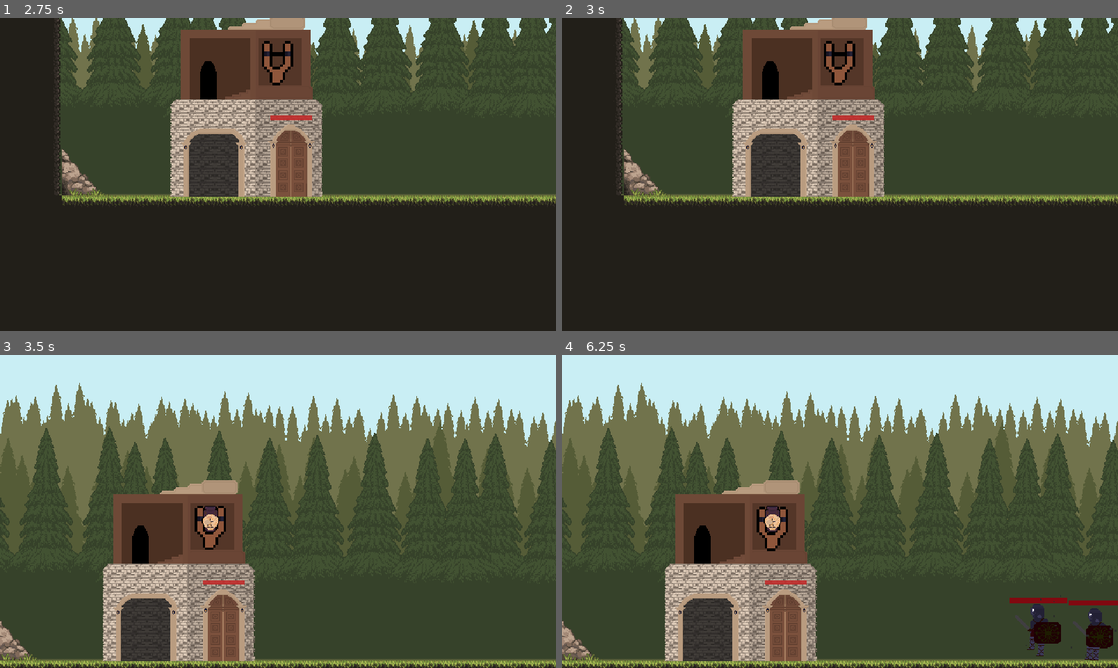
Above: before the commit, frames 1-4 (two rows, left to right).
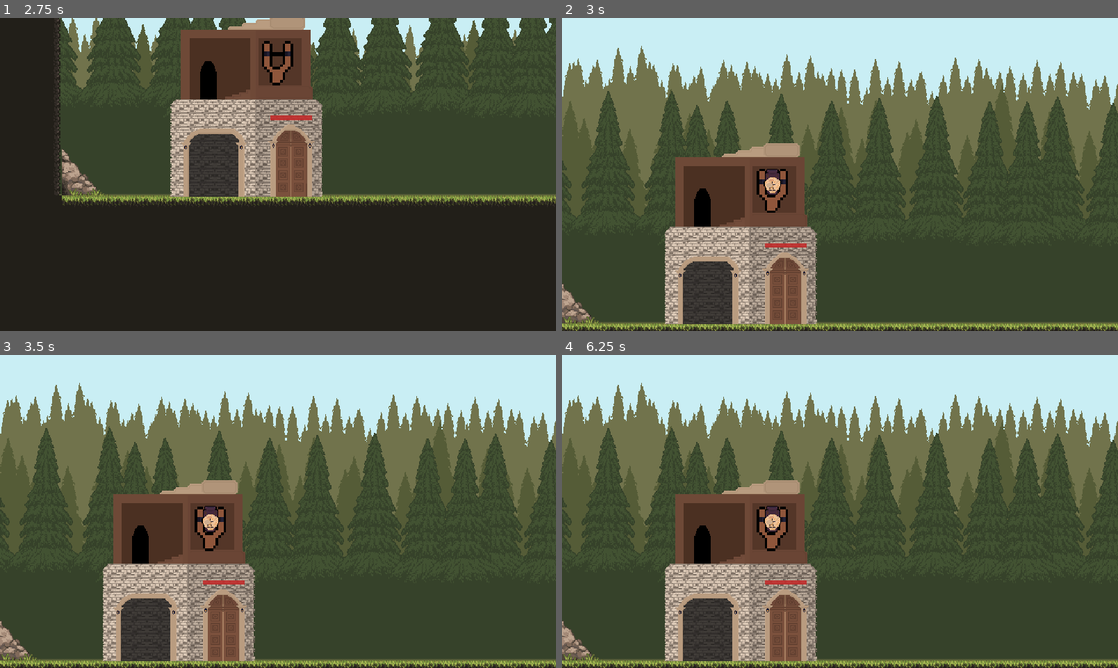
Above: after the commit, the same moments.

Repository: KasperKen/Assault-on-Archimedes
Game: Godot game, scene res://game.tscn
The game is run twice, just before and just after one commit, with the same random seed, the same clock (stepped at 60 frames per second) and the same inputs. The engine's default icon, where the game draws it, is replaced by a stand-in: a white triangle on a blue panel in a dark square.
Inputs (mouse positions are in pixels of both pictures, inside the frame that each line leads up to):
- Up to frame 1 (2.75 s): tap Enter at 0.5 s; move the mouse to (205, 193) at 0.52 s; click (205, 193) at 0.6 s; move the mouse to (166, 190) at 1.27 s; click (166, 190) at 1.35 s; tap Space at 2 s; move the mouse to (333, 105) at 2.02 s; click (333, 105) at 2.1 s
- Up to frame 2 (3 s): tap Enter at 2.75 s; move the mouse to (812, 237) at 2.77 s; click (812, 237) at 2.85 s
- Up to frame 3 (3.5 s): no input
- Up to frame 4 (6.25 s): move the mouse to (1006, 558) at 3.52 s; click (1006, 558) at 3.6 s; tap Space at 4.25 s; move the mouse to (673, 464) at 4.27 s; click (673, 464) at 4.35 s; move the mouse to (867, 511) at 5.02 s; click (867, 511) at 5.1 s; move the mouse to (756, 433) at 5.77 s; click (756, 433) at 5.85 s

Frame 1 is identical in both runs. In frame 2, 85% of the frame differs, in the area x 0-100%, y 0-100%; in frame 3, less than 0.1%; in frame 4, 1.4%.

Commit message:
Added enemy spawn point

Diff:
--- a/game.tscn
+++ b/game.tscn
@@ -1,8 +1,7 @@
-[gd_scene load_steps=5 format=3 uid="uid://ce05yvtrl8myt"]
+[gd_scene load_steps=4 format=3 uid="uid://ce05yvtrl8myt"]
 
 [ext_resource type="Script" path="res://game.gd" id="1_681t0"]
 [ext_resource type="PackedScene" uid="uid://mq3j3jq5yyom" path="res://scenes/maps/level1.tscn" id="1_q8p1b"]
-[ext_resource type="PackedScene" uid="uid://ye8htlc6tagg" path="res://scenes/roman_shadow/roman_shadow.tscn" id="4_tr8ev"]
 [ext_resource type="AudioStream" uid="uid://cnvikwbpbb5bd" path="res://assets/music/The_Warrior_Mage.wav" id="9_32orb"]
 
 [node name="Game" type="Node2D"]
@@ -13,30 +12,6 @@
 [node name="Map" parent="Level" instance=ExtResource("1_q8p1b")]
 position = Vector2(5, 7)
 
-[node name="ShadowOfRome" parent="Level" instance=ExtResource("4_tr8ev")]
-position = Vector2(718, 3)
-scale = Vector2(1, 1)
-
 [node name="AudioStreamPlayer" type="AudioStreamPlayer" parent="Level"]
 stream = ExtResource("9_32orb")
 autoplay = true
-
-[node name="ShadowOfRome" parent="." instance=ExtResource("4_tr8ev")]
-position = Vector2(667, 0)
-scale = Vector2(1, 1)
-
-[node name="ShadowOfRome3" parent="." instance=ExtResource("4_tr8ev")]
-position = Vector2(5002, -2)
-scale = Vector2(1, 1)
-
-[node name="ShadowOfRome2" parent="." instance=ExtResource("4_tr8ev")]
-position = Vector2(2113, -1)
-scale = Vector2(1, 1)
-
-[node name="ShadowOfRome4" parent="." instance=ExtResource("4_tr8ev")]
-position = Vector2(2301, -1)
-scale = Vector2(1, 1)
-
-[node name="ShadowOfRome5" parent="." instance=ExtResource("4_tr8ev")]
-position = Vector2(2864, 0)
-scale = Vector2(1, 1)
--- a/scenes/maps/level1.tscn
+++ b/scenes/maps/level1.tscn
@@ -8,6 +8,7 @@
 [ext_resource type="Texture2D" uid="uid://6iei5uw18pld" path="res://assets/map/background/GandalfHardcore Background layers_layer 2.png" id="5_jbwqa"]
 [ext_resource type="Texture2D" uid="uid://c0ovaghyvdqw7" path="res://assets/map/background/GandalfHardcore Background layers_layer 1.png" id="6_fgq2c"]
 [ext_resource type="PackedScene" uid="uid://bppk3o2d4wr4n" path="res://scenes/camera/Camera.tscn" id="8_qer8s"]
+[ext_resource type="PackedScene" uid="uid://ddrp4wqqvhbta" path="res://scenes/roman_base/roman_base.tscn" id="9_7evxo"]
 
 [sub_resource type="TileSetAtlasSource" id="TileSetAtlasSource_4l3hr"]
 texture = ExtResource("1_7ld8k")
@@ -596,3 +597,6 @@
 
 [node name="Camera" parent="." instance=ExtResource("8_qer8s")]
 position = Vector2(128, -144)
+
+[node name="RomanBase" parent="." instance=ExtResource("9_7evxo")]
+position = Vector2(2346, -9)
--- /dev/null
+++ b/scenes/roman_base/roman_base.gd
@@ -0,0 +1,25 @@
+extends StaticBody2D
+
+
+@onready var EnemySpawnPoint : Marker2D = $EnemySpawnPoint
+@onready var EnemySpawnTimer : Timer = $EnemySpawnTimer
+@onready var Enemy : PackedScene = preload("res://scenes/roman_shadow/roman_shadow.tscn")
+
+
+# Called when the node enters the scene tree for the first time.
+func _ready():
+	pass # Replace with function body.
+
+
+# Called every frame. 'delta' is the elapsed time since the previous frame.
+func _process(delta):
+	pass
+
+
+func spawn_enemy():
+	var new_enemy = Enemy.instantiate()
+	new_enemy.position = EnemySpawnPoint.position
+	add_child(new_enemy)
+
+func _on_enemy_spawn_timer_timeout():
+	spawn_enemy()
--- /dev/null
+++ b/scenes/roman_base/roman_base.tscn
@@ -0,0 +1,21 @@
+[gd_scene load_steps=3 format=3 uid="uid://ddrp4wqqvhbta"]
+
+[ext_resource type="Texture2D" uid="uid://tflonxydx6cg" path="res://assets/icon.svg" id="1_0kwa2"]
+[ext_resource type="Script" path="res://scenes/roman_base/roman_base.gd" id="1_pbkct"]
+
+[node name="RomanBase" type="StaticBody2D"]
+position = Vector2(10, 20)
+script = ExtResource("1_pbkct")
+
+[node name="Icon" type="Sprite2D" parent="."]
+position = Vector2(-11, -22)
+texture = ExtResource("1_0kwa2")
+
+[node name="EnemySpawnPoint" type="Marker2D" parent="."]
+position = Vector2(-132, 12)
+
+[node name="EnemySpawnTimer" type="Timer" parent="."]
+wait_time = 4.0
+autostart = true
+
+[connection signal="timeout" from="EnemySpawnTimer" to="." method="_on_enemy_spawn_timer_timeout"]
--- a/scenes/roman_shadow/roman_shadow.tscn
+++ b/scenes/roman_shadow/roman_shadow.tscn
@@ -107,10 +107,11 @@
 }]
 
 [sub_resource type="RectangleShape2D" id="RectangleShape2D_ynpju"]
-size = Vector2(25, 21)
+size = Vector2(11.5, 21)
 
-[sub_resource type="RectangleShape2D" id="RectangleShape2D_haepp"]
-size = Vector2(40, 53)
+[sub_resource type="CapsuleShape2D" id="CapsuleShape2D_gwu0x"]
+radius = 23.0
+height = 79.0
 
 [sub_resource type="StyleBoxFlat" id="StyleBoxFlat_kc4ln"]
 bg_color = Color(0.105882, 0.0431373, 0, 0.466667)
@@ -119,7 +120,6 @@
 bg_color = Color(0.603922, 0, 0.0588235, 0.776471)
 
 [node name="ShadowOfRome" type="CharacterBody2D"]
-scale = Vector2(2, 2)
 script = ExtResource("1_aqns1")
 
 [node name="AnimationPlayer" type="AnimatedSprite2D" parent="."]
@@ -128,14 +128,15 @@
 frame_progress = 0.317887
 
 [node name="AttackArea" type="Area2D" parent="."]
+position = Vector2(-7, 3)
 
 [node name="AttackBox" type="CollisionShape2D" parent="AttackArea"]
-position = Vector2(-20.5, -4)
+position = Vector2(-16.25, -3)
 shape = SubResource("RectangleShape2D_ynpju")
 
 [node name="HurtBox" type="CollisionShape2D" parent="."]
-position = Vector2(13, -2.5)
-shape = SubResource("RectangleShape2D_haepp")
+position = Vector2(7, 0)
+shape = SubResource("CapsuleShape2D_gwu0x")
 
 [node name="AttackTimer" type="Timer" parent="."]
 wait_time = 1.5
--- a/scenes/slingshot/slingshot.tscn
+++ b/scenes/slingshot/slingshot.tscn
@@ -51,7 +51,7 @@
 
 [node name="SlingCooldown" type="Timer" parent="."]
 unique_name_in_owner = true
-wait_time = 2.0
+wait_time = 1.5
 one_shot = true
 
 [node name="SfxComponent" parent="." instance=ExtResource("4_ynbdp")]
Not shown: 1 places in scenes/maps/level1.tscn that only renumber resources
